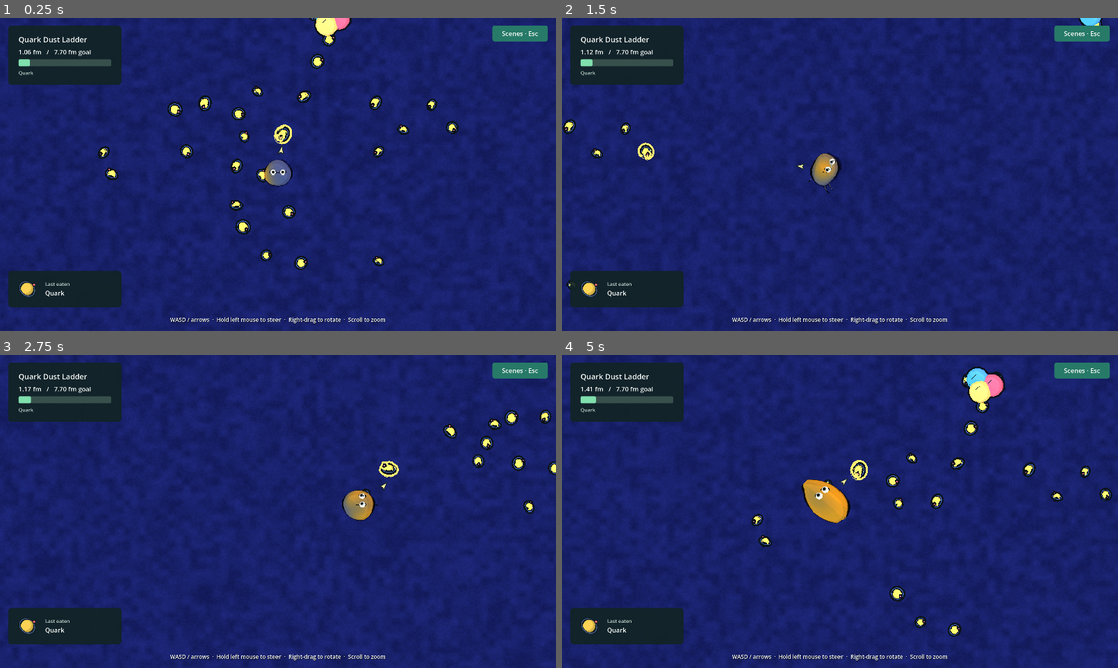
Above: before the commit, frames 1-4 (two rows, left to right).
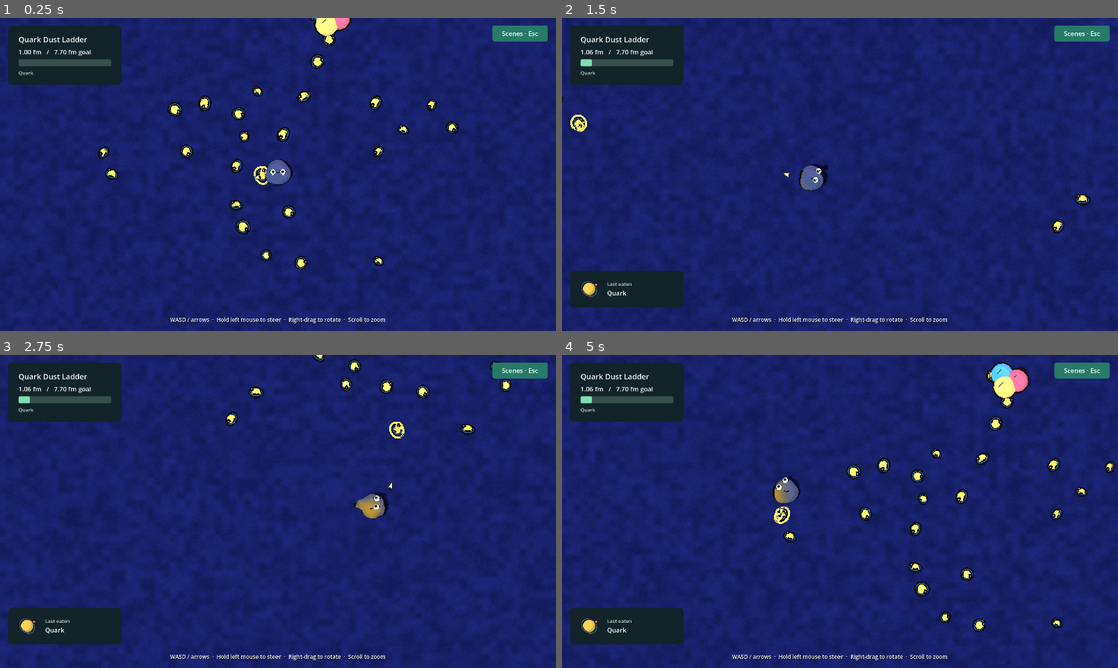
Above: after the commit, the same moments.

Repository: armantark/gray-goo
Game: Godot game, scene res://main.tscn
Same seed, same stepped clock (60 frames per second), same inputs: the game is played once before the commit and once after it.
Inputs (mouse positions are in pixels of both pictures, inside the frame that each line leads up to):
- Up to frame 1 (0.25 s): no input
- Up to frame 2 (1.5 s): move the mouse to (962, 158) at 0.52 s; hold D (move_right) 0.53-1.25 s; click (962, 158) at 0.67 s; drag from (728, 190) to (812, 237) at 1.27 s
- Up to frame 3 (2.75 s): move the mouse to (333, 442) at 2.02 s; hold D (move_right) from 2.03 s (still down)
- Up to frame 4 (5 s): release D (move_right) at 2.75 s; drag from (812, 574) to (673, 464) at 2.77 s; move the mouse to (1006, 558) at 3.52 s; hold A (move_left) 3.53-4.25 s; drag from (673, 464) to (756, 433) at 4.27 s

The runs differ from the first frame. In frame 1, 2.7% of the frame differs, in the area x 1-82%, y 0-93%; in frame 2, 2.1%; in frame 3, 3.1%; in frame 4, 6.0%, in the area x 0-100%, y 0-100%.

Commit message:
Make the goo roll and flow as one sticky mass.
Circulate the connected body while ground contacts stretch and peel. Separate prescribed material flow from deformation inertia to keep fast movement stable, and stop outward propulsion at the invisible field edge. Remove the separate filament rig and add a repeatable motion-recording driver.

Diff:
--- /dev/null
+++ b/scripts/record_motion.gd
@@ -0,0 +1,26 @@
+extends SceneTree
+
+var _game: Node3D
+var _elapsed := 0.0
+
+func _initialize() -> void:
+	call_deferred("_start")
+
+func _start() -> void:
+	_game = load("res://main.tscn").instantiate()
+	root.add_child(_game)
+	current_scene = _game
+	_game.start_level(1)
+	_game.rig.zoom = 0.75
+
+func _process(delta: float) -> bool:
+	if _game == null:
+		return false
+	_elapsed += delta
+	var actions := ["move_up", "move_right", "move_down", "move_left"]
+	var phase := int(_elapsed) % 5
+	for index in actions.size():
+		Input.action_release(actions[index])
+		if phase == index:
+			Input.action_press(actions[index])
+	return false
--- a/src/game.gd
+++ b/src/game.gd
@@ -173,9 +173,7 @@
 	if is_instance_valid(target):
 		target_position = target.center()
 		target_name = target.title
-		goo.set_food_target(target_position, target.radius)
 	else:
-		goo.set_food_target(Vector3.ZERO, -1.0)
 		for pool in world.pools:
 			if pool.remaining_volume > 0.00001:
 				target_position = pool.closest_point(goo.global_position)
--- a/src/goo_body.gd
+++ b/src/goo_body.gd
@@ -2,7 +2,6 @@
 extends Node3D
 
 # The center is the shell's mean, so adhesion and impacts move the whole organism.
-const Tendrils = preload("res://src/goo_tendrils.gd")
 const SUBSTEPS := 2
 const SOLVER_ITERATIONS := 4
 const GRAY := Color(0.57, 0.61, 0.65)
@@ -52,11 +51,10 @@
 var _field: Rect2
 var _drive := Vector3.ZERO
 var _speed: float = 0.0
-var _food_target := Vector3.ZERO
-var _food_radius: float = -1.0
-var _tendrils: MeshInstance3D
 var _points := PackedVector3Array()
 var _previous := PackedVector3Array()
+var _previous_flow := PackedVector3Array()
+var _flow_drive := Vector3.ZERO
 var _previous_dt: float = 1.0 / (Engine.physics_ticks_per_second * SUBSTEPS)
 var _rest := PackedVector3Array()
 var _faces := PackedInt32Array()
@@ -64,6 +62,8 @@
 var _edge_lengths := PackedFloat32Array()
 var _anchors := PackedVector3Array()
 var _attached := PackedByteArray()
+var _anchor_age := PackedFloat32Array()
+var _release_time := PackedFloat32Array()
 var _colors := PackedColorArray()
 var _normals := PackedVector3Array()
 var _gradients := PackedVector3Array()
@@ -96,20 +96,12 @@
 	global_position.y = maxf(start.y, float(_ground_height.call(start)) + radius)
 	_build_shell()
 	_build_render_mesh()
-	_tendrils = Tendrils.new()
-	_tendrils.name = "Filaments"
-	add_child(_tendrils)
-	_tendrils.configure(self)
 	_configured = true
 	_update_surface()
 
 func set_drive(direction: Vector3, speed: float) -> void:
 	_drive = Vector3(direction.x, 0, direction.z).limit_length(1.0)
 	_speed = maxf(speed, 0.0)
-
-func set_food_target(at: Vector3, food_radius: float) -> void:
-	_food_target = at
-	_food_radius = food_radius
 
 func grow_to(new_radius: float) -> void:
 	_target_radius = maxf(_target_radius, new_radius)
@@ -157,7 +149,8 @@
 	if not _configured:
 		return
 	var frame_dt := minf(delta, 1.0 / 30.0)
-	var substeps := clampi(ceili(_speed * _drive.length() * frame_dt / (radius * 0.25)), SUBSTEPS, 6)
+	var travel_speed := maxf(_speed * _drive.length(), _flow_drive.length())
+	var substeps := clampi(ceili(travel_speed * frame_dt / (radius * 0.25)), SUBSTEPS, 8)
 	var dt := frame_dt / substeps
 	var old_center := global_position
 	for _substep in substeps:
@@ -172,16 +165,33 @@
 	radius = lerpf(radius, _target_radius, 1.0 - exp(-3.5 * dt))
 	var growth := radius / old_radius
 	var center := global_position
-	var traction: PackedVector3Array = _tendrils.advance(dt)
+	_flow_drive = _flow_drive.lerp(_drive * _speed, 1.0 - exp(-24.0 * dt))
+	# The invisible field edge stops propulsion; it is not a surface the goo can roll up.
+	if (center.x <= _field.position.x + radius and _flow_drive.x < 0.0) or (center.x >= _field.end.x - radius and _flow_drive.x > 0.0):
+		_flow_drive.x = 0.0
+	if (center.z <= _field.position.y + radius and _flow_drive.z < 0.0) or (center.z >= _field.end.y - radius and _flow_drive.z > 0.0):
+		_flow_drive.z = 0.0
+	var desired := _flow_drive
+	var travel_rate := desired.length() / radius
+	var turn := Basis.IDENTITY
+	if not desired.is_zero_approx():
+		turn = Basis(Vector3.UP.cross(desired).normalized(), travel_rate * 0.8 * dt)
 	var solids: Array = _obstacles.call(center, radius * 2.2)
 	for i in _points.size():
 		_points[i] = center + (_points[i] - center) * growth
 		_previous[i] = center + (_previous[i] - center) * growth
 		# Displacement belongs to the previous step, including across slow-motion changes.
-		var point_velocity := (_points[i] - _previous[i]) / _previous_dt
+		var residual_velocity := (_points[i] - _previous[i]) / _previous_dt - _previous_flow[i] * growth
 		_previous[i] = _points[i]
-		var acceleration := -point_velocity * 4.0 + Vector3.DOWN * radius * 27.0 + traction[i]
-		_points[i] += point_velocity * dt + acceleration * dt * dt
+		var offset := _points[i] - center
+		# Advect material exactly; only deformation retains inertia, so circulation cannot pump energy into the shell.
+		var flow := desired * dt + turn * offset - offset
+		_previous_flow[i] = flow / dt
+		residual_velocity = turn * residual_velocity * exp(-9.0 * dt) + Vector3.DOWN * radius * 27.0 * dt
+		_points[i] += flow + residual_velocity * dt
+		_release_time[i] = maxf(0.0, _release_time[i] - dt)
+		if _attached[i]:
+			_anchor_age[i] += dt * travel_rate
 	# Compliance scales with dt squared so a slow-motion step cannot release a full-speed spring.
 	var elasticity := pow(dt * Engine.physics_ticks_per_second * SUBSTEPS, 2.0)
 	for iteration in SOLVER_ITERATIONS:
@@ -235,19 +245,21 @@
 	var floor_y := float(_ground_height.call(point)) + skin
 	var was_below := point.y <= floor_y
 	point.y = maxf(point.y, floor_y)
-	var moving := _drive.length_squared() > 0.001 and _speed > 0.0
-	if moving:
-		_attached[i] = 0
-	elif _attached[i]:
+	if _attached[i]:
 		var strain := Vector2(point.x - _anchors[i].x, point.z - _anchors[i].z).length()
-		if strain > radius * 0.85 or point.y - _anchors[i].y > radius * 0.35:
+		var trailing := clampf(-(_anchors[i] - global_position).dot(_drive) / radius, 0.0, 1.0)
+		var tear_distance := radius * lerpf(0.3, 1.15, trailing)
+		var bond_life := lerpf(0.3, 1.7, trailing) + float(i % 11) * 0.03
+		if strain > tear_distance or point.y - _anchors[i].y > radius * 0.45 or _anchor_age[i] > bond_life:
 			_attached[i] = 0
+			_release_time[i] = radius * 0.25 / maxf(_drive.length() * _speed, radius)
 		else:
-			point = point.lerp(_anchors[i], 0.78)
-	elif was_below:
+			point = point.lerp(_anchors[i], 0.68)
+	elif was_below and _release_time[i] <= 0.0:
 		point.y = floor_y
 		_attached[i] = 1
 		_anchors[i] = point
+		_anchor_age[i] = 0.0
 	point.x = clampf(point.x, _field.position.x + skin, _field.end.x - skin)
 	point.z = clampf(point.z, _field.position.y + skin, _field.end.y - skin)
 	for solid in solids:
@@ -342,8 +354,11 @@
 		_points.append(global_position + rest_point * radius)
 		_colors.append(GRAY)
 	_previous = _points.duplicate()
+	_previous_flow.resize(_points.size())
 	_anchors.resize(_points.size())
 	_attached.resize(_points.size())
+	_anchor_age.resize(_points.size())
+	_release_time.resize(_points.size())
 	_normals.resize(_points.size())
 	_gradients.resize(_points.size())
 
@@ -443,8 +458,6 @@
 	_mesh.add_surface_from_arrays(Mesh.PRIMITIVE_TRIANGLES, arrays)
 	_material.set_shader_parameter("celebration", _celebration)
 	_update_eyes(delta)
-	if _tendrils != null:
-		_tendrils.refresh_mesh()
 
 func _update_eyes(delta: float) -> void:
 	var camera := get_viewport().get_camera_3d()
--- a/src/goo_tendrils.gd
+++ /dev/null
@@ -1,206 +0,0 @@
-extends MeshInstance3D
-
-const SEGMENTS := 16
-const SIDES := 8
-const MAX_STRANDS := 3
-enum State { REACHING, GRIPPING, RETRACTING }
-
-var _body
-var _strands: Array[Dictionary] = []
-var _forces := PackedVector3Array()
-var _solids: Array = []
-var _cooldown: float = 0.0
-var _rng := RandomNumberGenerator.new()
-var _surface := ArrayMesh.new()
-var _material: ShaderMaterial
-
-func configure(body) -> void:
-	_body = body
-	_rng.seed = 4674895
-	_forces.resize(body._points.size())
-	mesh = _surface
-	cast_shadow = GeometryInstance3D.SHADOW_CASTING_SETTING_OFF
-	_material = ShaderMaterial.new()
-	_material.shader = body._material.shader
-	_material.next_pass = body._material.next_pass.duplicate()
-	_material.next_pass.set_shader_parameter("width", 0.75)
-	material_override = _material
-
-func advance(dt: float) -> PackedVector3Array:
-	_forces.fill(Vector3.ZERO)
-	var radius: float = _body.radius
-	var rate: float = maxf(_body._speed / (radius * 3.0), 1.0)
-	var moving: bool = _body._drive.length_squared() > 0.001 and _body._speed > 0.0
-	_solids = _body._obstacles.call(_body.global_position, radius * 4.1)
-	_cooldown -= dt
-	if moving and _cooldown <= 0.0 and _strands.size() < MAX_STRANDS:
-		_spawn()
-		_cooldown = _rng.randf_range(0.16, 0.37) / rate
-	for index in range(_strands.size() - 1, -1, -1):
-		var strand := _strands[index]
-		_attach(strand)
-		var span: Vector3 = strand.tip - strand.base
-		var toward_target: Vector3 = strand.target - _body.global_position
-		var forward := Vector3(toward_target.x, 0, toward_target.z).normalized()
-		if not moving or forward.dot(_body._drive) < 0.05:
-			strand.state = State.RETRACTING
-		var extension_speed: float = maxf(radius * 3.0, _body._speed * 2.1)
-		if strand.state == State.REACHING:
-			strand.tip = strand.tip.move_toward(strand.target, extension_speed * dt)
-			strand.tip.y = float(_body._ground_height.call(strand.tip)) + radius * 0.012
-			if strand.tip.distance_to(strand.target) < radius * 0.05 and _can_grip(strand.tip):
-				strand.state = State.GRIPPING
-				strand.rest_length = strand.base.distance_to(strand.tip)
-		elif strand.state == State.RETRACTING:
-			strand.tip = strand.tip.move_toward(strand.base, (extension_speed + radius) * dt)
-			if strand.tip.distance_to(strand.base) < radius * 0.08:
-				_strands.remove_at(index)
-				continue
-		var curve := _curve(strand)
-		if curve.size() < SEGMENTS + 1:
-			strand.state = State.RETRACTING
-			strand.tip = curve[-1]
-		if strand.state != State.GRIPPING:
-			continue
-		if span.length() < radius * 0.6 or not _can_grip(strand.tip):
-			strand.state = State.RETRACTING
-			continue
-		# Only a real ground grip can supply this external tension to the shell.
-		strand.rest_length = maxf(radius * 0.05, strand.rest_length - _body._speed * _body._drive.length() * strand.reel * dt)
-		var pull := span.normalized()
-		var tension := maxf((span.length() - strand.rest_length) * 48.0 * rate * rate - _body.velocity.dot(pull) * 1.8 * rate, 0.0)
-		tension = minf(tension, maxf(_body._speed * 5.0, radius * 4.0))
-		# Internal fluid pressure spreads fast pulls, while bounded local stress stretches the root.
-		var local_share := 0.35 / rate
-		for i in _forces.size():
-			var share: float = 1.0 - local_share + local_share * strand.weights[i] * _forces.size()
-			_forces[i] += pull * tension * share
-	return _forces
-
-func _spawn() -> void:
-	var direction: Vector3 = _body._drive.normalized().rotated(Vector3.UP, _rng.randf_range(-0.65, 0.65))
-	var to_food: Vector3 = _body._food_target - _body.global_position
-	to_food.y = 0.0
-	if _body._food_radius >= 0.0 and to_food.length() < _body.radius * 3.0 and to_food.normalized().dot(direction) > 0.5:
-		direction = direction.lerp(to_food.normalized(), 0.2).normalized()
-	var target: Vector3 = _body.global_position + direction * _body.radius * _rng.randf_range(2.3, 2.9)
-	target.x = clampf(target.x, _body._field.position.x + _body.radius * 0.05, _body._field.end.x - _body.radius * 0.05)
-	target.z = clampf(target.z, _body._field.position.y + _body.radius * 0.05, _body._field.end.y - _body.radius * 0.05)
-	target.y = float(_body._ground_height.call(target)) + _body.radius * 0.012
-	var strand := {"state": State.REACHING, "target": target, "tip": target,
-		"base": Vector3.ZERO, "weights": PackedFloat32Array(), "color": _body.tint,
-		"bend": _rng.randf_range(-0.35, 0.35), "reel": _rng.randf_range(0.85, 1.15), "rest_length": 0.0}
-	_attach(strand)
-	strand.tip = strand.base
-	_strands.append(strand)
-
-func _attach(strand: Dictionary) -> void:
-	var heading: Vector3 = strand.target - _body.global_position
-	heading.y = 0.0
-	var direction := (heading.normalized() + Vector3.DOWN * 0.45).normalized()
-	var weights := PackedFloat32Array()
-	weights.resize(_body._points.size())
-	var total := 0.0
-	var base := Vector3.ZERO
-	var color := Color(0, 0, 0, 0)
-	for i in weights.size():
-		var local: Vector3 = _body._points[i] - _body.global_position
-		var weight := exp((local.normalized().dot(direction) - 1.0) / 0.12)
-		weights[i] = weight
-		total += weight
-		base += _body._points[i] * weight
-		color += _body._colors[i] * weight
-	for i in weights.size():
-		weights[i] /= total
-	strand.weights = weights
-	strand.base = base / total
-	strand.color = color / total
-
-func _can_grip(point: Vector3) -> bool:
-	var height: float = _body._ground_height.call(point)
-	return absf(point.y - height) <= _body.radius * 0.06 and _segment_clear(point, point)
-
-func _segment_clear(a: Vector3, b: Vector3) -> bool:
-	var width: float = _body.radius * 0.043
-	var inside: Rect2 = _body._field.grow(-width)
-	if not inside.has_point(Vector2(a.x, a.z)) or not inside.has_point(Vector2(b.x, b.z)):
-		return false
-	for solid in _solids:
-		if maxf(a.y, b.y) + width < float(solid.bottom) or minf(a.y, b.y) - width > float(solid.top):
-			continue
-		var center: Vector3 = solid.center
-		var nearest := Geometry2D.get_closest_point_to_segment(Vector2(center.x, center.z), Vector2(a.x, a.z), Vector2(b.x, b.z))
-		if nearest.distance_to(Vector2(center.x, center.z)) < float(solid.radius) + width:
-			return false
-	return true
-
-func _curve(strand: Dictionary) -> PackedVector3Array:
-	var base: Vector3 = strand.base
-	var tip: Vector3 = strand.tip
-	var span := tip - base
-	var side := Vector3.UP.cross(span).normalized()
-	var bow: Vector3 = side * strand.bend * minf(_body.radius, span.length())
-	var control_a := base + span * 0.27 + bow
-	var control_b := base + span * 0.73 + bow * 0.65
-	var curve := PackedVector3Array([base])
-	for segment in range(1, SEGMENTS + 1):
-		var t := float(segment) / SEGMENTS
-		var point := base.bezier_interpolate(control_a, control_b, tip, t)
-		var floor_y: float = _body._ground_height.call(point)
-		var section_radius: float = _body.radius * lerpf(0.0425, 0.005, smoothstep(0.0, 1.0, t))
-		point.y = maxf(floor_y + section_radius, lerpf(base.y, floor_y + section_radius, smoothstep(0.0, 0.22, t)))
-		if not _segment_clear(curve[-1], point):
-			break
-		curve.append(point)
-	return curve
-
-func refresh_mesh() -> void:
-	var vertices := PackedVector3Array()
-	var normals := PackedVector3Array()
-	var colors := PackedColorArray()
-	var indices := PackedInt32Array()
-	for strand in _strands:
-		_attach(strand)
-		var curve := _curve(strand)
-		if curve.size() < 2:
-			continue
-		var start := vertices.size()
-		var fade: float = minf(strand.base.distance_to(strand.tip) / (_body.radius * 0.35), 1.0)
-		for ring in curve.size():
-			var t := float(ring) / (curve.size() - 1)
-			var tangent := (curve[mini(ring + 1, curve.size() - 1)] - curve[maxi(ring - 1, 0)]).normalized()
-			var side := Vector3.UP.cross(tangent).normalized()
-			if side.is_zero_approx():
-				side = Vector3.RIGHT
-			var up := tangent.cross(side).normalized()
-			var thickness: float = _body.radius * lerpf(0.0425, 0.005, smoothstep(0.0, 1.0, t)) * fade
-			for edge in SIDES:
-				var angle := float(edge) * TAU / SIDES
-				var normal := side * cos(angle) + up * sin(angle)
-				vertices.append(curve[ring] + normal * thickness - _body.global_position)
-				normals.append(normal)
-				colors.append(strand.color)
-		for ring in curve.size() - 1:
-			for edge in SIDES:
-				var a := start + ring * SIDES + edge
-				var b := start + ring * SIDES + (edge + 1) % SIDES
-				indices.append_array(PackedInt32Array([a, a + SIDES, b, b, a + SIDES, b + SIDES]))
-		var tip_index := vertices.size()
-		vertices.append(curve[-1] - _body.global_position)
-		normals.append((curve[-1] - curve[-2]).normalized())
-		colors.append(strand.color)
-		for edge in SIDES:
-			var a := start + (curve.size() - 1) * SIDES + edge
-			var b := start + (curve.size() - 1) * SIDES + (edge + 1) % SIDES
-			indices.append_array(PackedInt32Array([a, tip_index, b]))
-	_surface.clear_surfaces()
-	visible = not vertices.is_empty()
-	if visible:
-		var arrays := []
-		arrays.resize(Mesh.ARRAY_MAX)
-		arrays[Mesh.ARRAY_VERTEX] = vertices
-		arrays[Mesh.ARRAY_NORMAL] = normals
-		arrays[Mesh.ARRAY_COLOR] = colors
-		arrays[Mesh.ARRAY_INDEX] = indices
-		_surface.add_surface_from_arrays(Mesh.PRIMITIVE_TRIANGLES, arrays)
-	_material.set_shader_parameter("celebration", _body._celebration)
Not shown, added: scripts/record_motion.gd.uid
Not shown, removed: src/goo_tendrils.gd.uid
Not shown, changed: GLOSSARY.md
Not shown, changed: README.md
Not shown, changed: memory-bank/activeContext.md
Not shown, changed: memory-bank/papercuts.md
Not shown, changed: memory-bank/productContext.md
Not shown, changed: memory-bank/progress.md
Not shown, changed: memory-bank/projectbrief.md
Not shown, changed: memory-bank/systemPatterns.md
